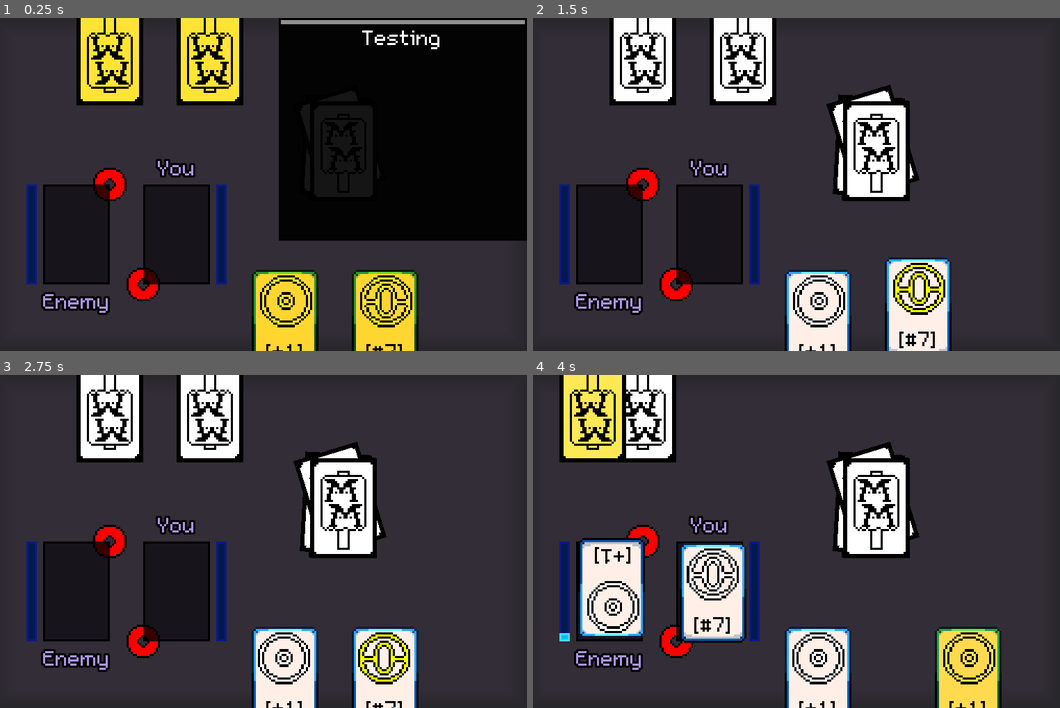
Above: before the commit, frames 1-4 (two rows, left to right).
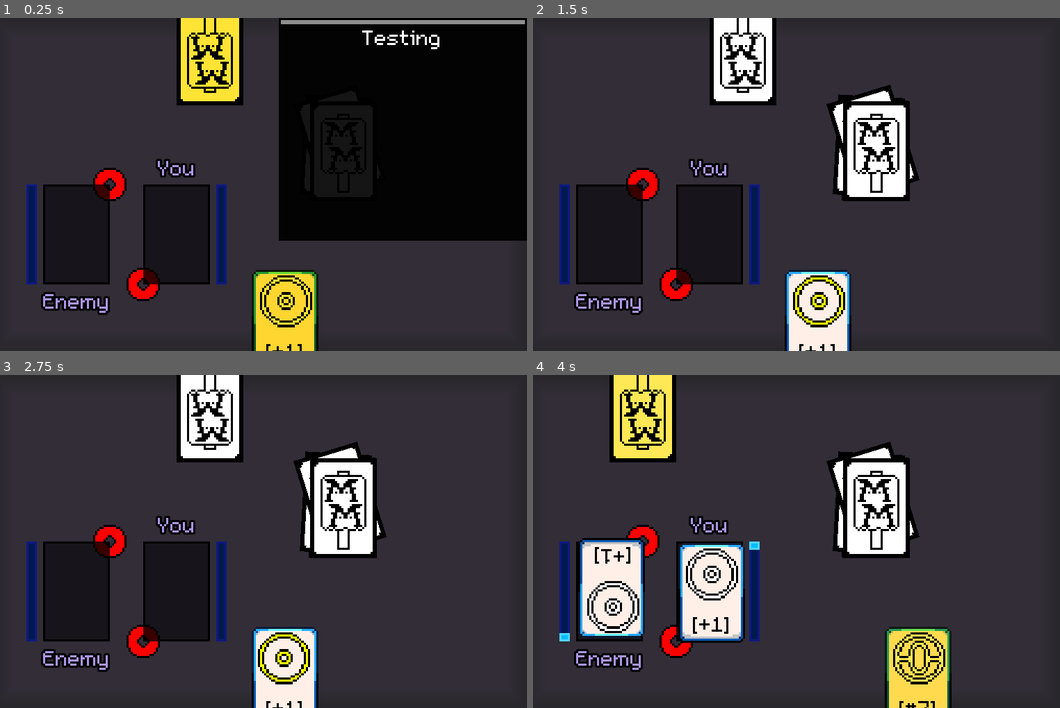
Above: after the commit, the same moments.

Repository: U23RN6M3/Magicae-Manus
Game: Godot game, scene res://Main/Arena.tscn
The game is run twice, just before and just after one commit, with the same random seed, the same clock (stepped at 60 frames per second) and the same inputs. This scene is started directly instead of the project's main scene.
Inputs (mouse positions are in pixels of both pictures, inside the frame that each line leads up to):
- Up to frame 1 (0.25 s): no input
- Up to frame 2 (1.5 s): tap Enter (ui_accept) at 0.5, 0.77 s; move the mouse to (817, 321) at 0.52 s; click (817, 321) at 0.67 s; move the mouse to (917, 321) at 1.27 s; click (917, 321) at 1.42 s
- Up to frame 3 (2.75 s): tap Enter (ui_accept) at 1.52 s; move the mouse to (210, 411) at 2.02 s; click (210, 411) at 2.17 s
- Up to frame 4 (4 s): tap Enter (ui_accept) at 2.75, 3.02, 3.5, 3.77 s; move the mouse to (643, 411) at 2.77 s; click (643, 411) at 2.92 s; move the mouse to (712, 591) at 3.52 s; click (712, 591) at 3.67 s

The runs differ from the first frame. In frame 1, 6.4% of the frame differs, in the area x 14-80%, y 0-100%; in frame 2, 7.1%; in frame 3, 6.6%; in frame 4, 14%, in the area x 5-89%, y 0-100%.

Commit message:
removed the extra deck cause buggy

Diff:
--- a/Main/Arena.gd
+++ b/Main/Arena.gd
@@ -65,8 +65,6 @@
 		i.usable = false
 # warning-ignore:return_value_discarded
 	$Dialogue.connect("dialogDone", self, "change_state", [PLAYING])
-	add_card_to_deck("enemy")
-	add_card_to_deck("player")
 
 func _physics_process(_delta):
 	match state:
